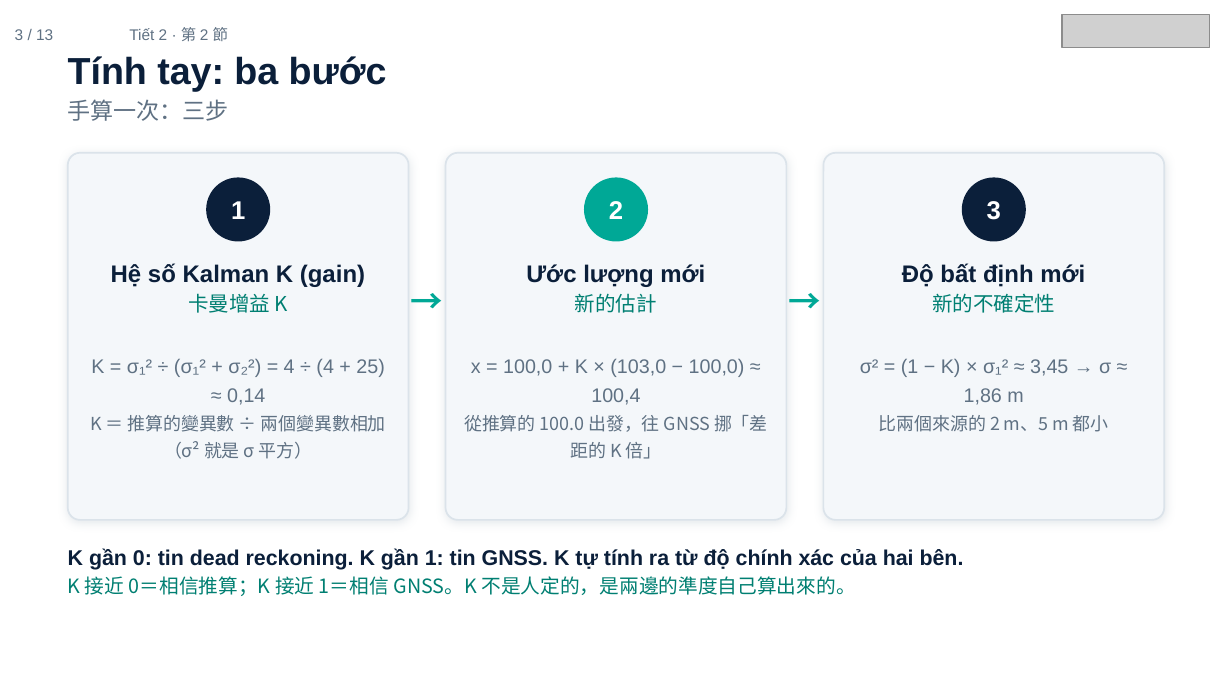
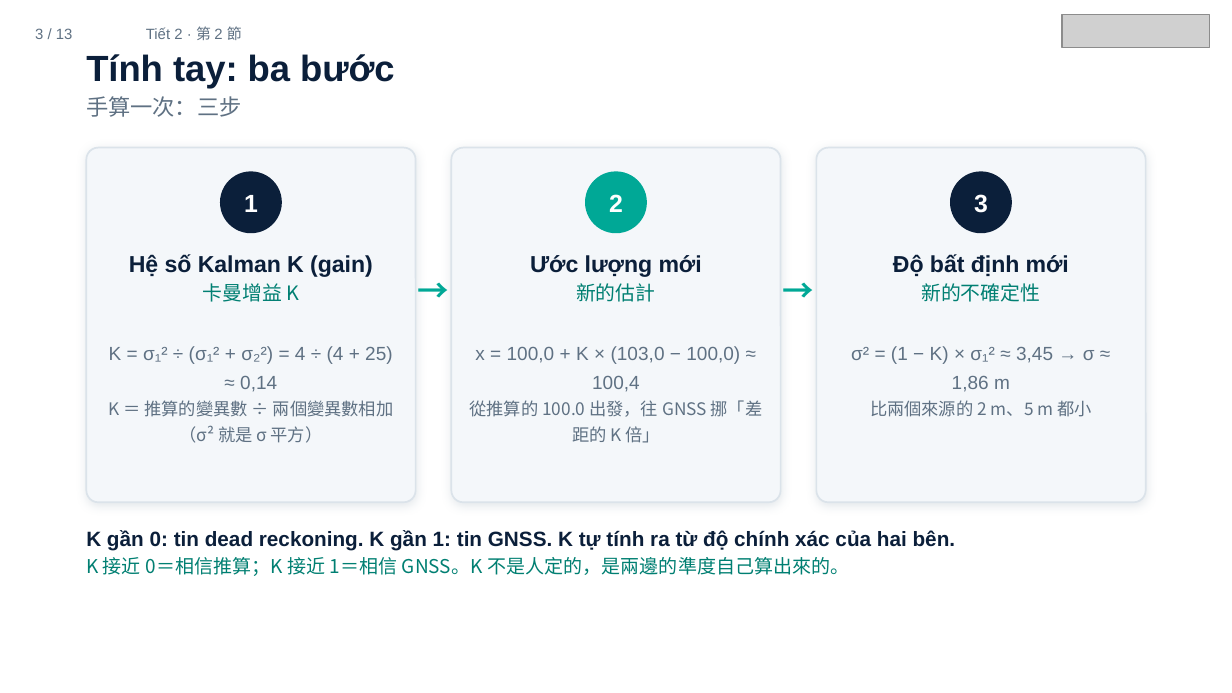
Before and after one commit to ch-neural/MITUST-Principles-of-Self-Driving-Cars, a slide deck: slide 3 of 第十二週(11-26)/第十二週_第2節_簡報.pptx. Drawn at 1232x693 pixels with LibreOffice and Linux fonts; fonts in the diff are those of the drawing; grey boxes stand for pictures. Boxes give left, top, right and bottom in pixels: in the first picture for what was removed or moved away, otherwise in the second. Text is boxed around its words. In the diff, an @@ line names an element or a change of style, - is before the commit and + after.

```diff
--- a/第十二週(11-26)/第十二週_第2節_簡報.pptx
+++ b/第十二週(11-26)/第十二週_第2節_簡報.pptx
@@ text "3 / 13" at (x1=35, y1=28, x2=73, y2=39): size 9 to 8.7 pt @@
@@ text "3 / 13" moved from (x1=15, y1=29, x2=53, y2=40) to (x1=35, y1=28, x2=73, y2=39) @@
@@ text "Tiết 2 · 第 2 ..." moved from (x1=129, y1=27, x2=228, y2=41) to (x1=146, y1=26, x2=242, y2=40) @@
@@ text "Tiết 2 · 第 2 ..." at (x1=146, y1=26, x2=242, y2=40): size 9 to 8.7 pt @@
@@ text "Tính tay: ba bước" moved from (x1=68, y1=56, x2=387, y2=121) to (x1=86, y1=54, x2=395, y2=117) @@
@@ text "Tính tay: ba bước" at (x1=86, y1=54, x2=395, y2=117): size 22 to 21.3 pt in "Tính tay: ba bước"; size 13.5 to 13 pt in "手算一次：三步" @@
@@ rounded rectangle resized from (x1=68, y1=153, x2=409, y2=520) to (x1=86, y1=148, x2=415, y2=503) @@
@@ rounded rectangle resized from (x1=446, y1=153, x2=787, y2=520) to (x1=451, y1=148, x2=780, y2=503) @@
@@ rounded rectangle resized from (x1=823, y1=153, x2=1164, y2=520) to (x1=817, y1=148, x2=1146, y2=503) @@
@@ ellipse moved from (x1=206, y1=177, x2=270, y2=241) to (x1=221, y1=171, x2=282, y2=233) @@
@@ ellipse moved from (x1=584, y1=177, x2=648, y2=241) to (x1=585, y1=171, x2=647, y2=233) @@
@@ ellipse moved from (x1=962, y1=177, x2=1026, y2=241) to (x1=950, y1=171, x2=1011, y2=233) @@
@@ size 15 to 14.5 pt in 3 elements at (x1=609, y1=194, x2=623, y2=212), (x1=974, y1=194, x2=988, y2=213), (x1=244, y1=195, x2=258, y2=212) @@
@@ text "1" moved from (x1=231, y1=201, x2=245, y2=219) to (x1=244, y1=195, x2=258, y2=212) @@
@@ text "3" moved from (x1=987, y1=201, x2=1001, y2=220) to (x1=974, y1=194, x2=988, y2=213) @@
@@ text "Hệ số Kalman K (gain)" moved from (x1=111, y1=263, x2=365, y2=313) to (x1=129, y1=254, x2=373, y2=302) @@
@@ text "Hệ số Kalman K (gain)" at (x1=129, y1=254, x2=373, y2=302): size 14 to 13.5 pt in "Hệ số Kalman K (gain)"; size 12 to 11.6 pt in "卡曼增益 K" @@
@@ text "→" at (x1=415, y1=266, x2=451, y2=314): size 19 to 18.4 pt @@
@@ text "→" moved from (x1=409, y1=276, x2=446, y2=325) to (x1=415, y1=266, x2=451, y2=314) @@
@@ text "Ước lượng mới" moved from (x1=526, y1=264, x2=705, y2=313) to (x1=530, y1=255, x2=702, y2=302) @@
@@ text "Ước lượng mới" at (x1=530, y1=255, x2=702, y2=302): size 14 to 13.5 pt in "Ước lượng mới"; size 12 to 11.6 pt in "新的估計" @@
@@ text "→" moved from (x1=786, y1=276, x2=823, y2=325) to (x1=781, y1=266, x2=817, y2=314) @@
@@ text "→" at (x1=781, y1=266, x2=817, y2=314): size 19 to 18.4 pt @@
@@ text "Độ bất định mới" moved from (x1=902, y1=263, x2=1085, y2=313) to (x1=893, y1=254, x2=1069, y2=302) @@
@@ text "Độ bất định mới" at (x1=893, y1=254, x2=1069, y2=302): size 14 to 13.5 pt in "Độ bất định mới"; size 12 to 11.6 pt in "新的不確定性" @@
@@ text "K = σ₁² ÷ (σ₁² ..." moved from (x1=90, y1=358, x2=386, y2=459) to (x1=108, y1=346, x2=394, y2=443) @@
@@ text "K = σ₁² ÷ (σ₁² ..." at (x1=108, y1=346, x2=394, y2=443): size 11.5 to 11.1 pt in "K = σ₁² ÷ (σ₁² + σ₂²) ..."; size 10.5 to 10.1 pt in "K ＝ 推算的變異數 ÷ 兩個變異數相加（σ² 就是 σ ..." @@
@@ text "x = 100,0 + K ..." moved from (x1=464, y1=358, x2=768, y2=459) to (x1=470, y1=346, x2=763, y2=443) @@
@@ text "x = 100,0 + K ..." at (x1=470, y1=346, x2=763, y2=443): size 11.5 to 11.1 pt in "x = 100,0 + K × (103,0 ..."; size 10.5 to 10.1 pt in "從推算的 100.0 出發，往 GNSS 挪「差距的 K 倍」" @@
@@ text "σ² = (1 − K) ..." moved from (x1=860, y1=358, x2=1111, y2=432) to (x1=851, y1=346, x2=1095, y2=417) @@
@@ text "σ² = (1 − K) ..." at (x1=851, y1=346, x2=1095, y2=417): size 11.5 to 11.1 pt in "σ² = (1 − K) × σ₁² ..."; size 10.5 to 10.1 pt in "比兩個來源的 2 m、5 m 都小" @@
@@ text "K gần 0: tin dead ..." moved from (x1=68, y1=548, x2=964, y2=596) to (x1=86, y1=530, x2=956, y2=576) @@
@@ text "K gần 0: tin dead ..." at (x1=86, y1=530, x2=956, y2=576): size 12.5 to 12.1 pt in "K gần 0: tin dead reckoning. K ..."; size 11.5 to 11.1 pt in "K 接近 0＝相信推算；K 接近 1＝相信 GNSS。K 不是人定的，是兩邊的準度自己算出來的。" @@
```
Also in this commit, not shown: 1 other slide changed, 1 other file.
